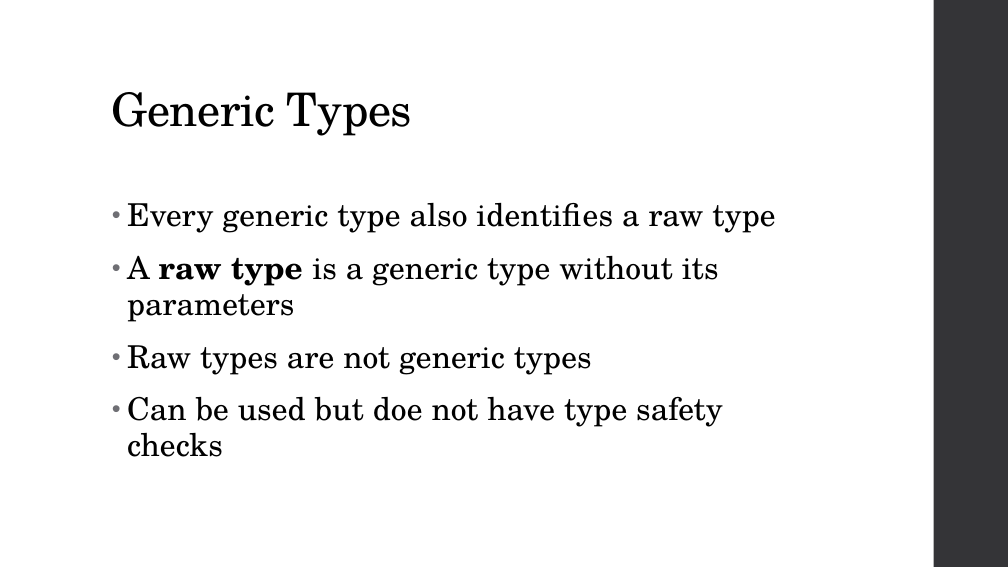
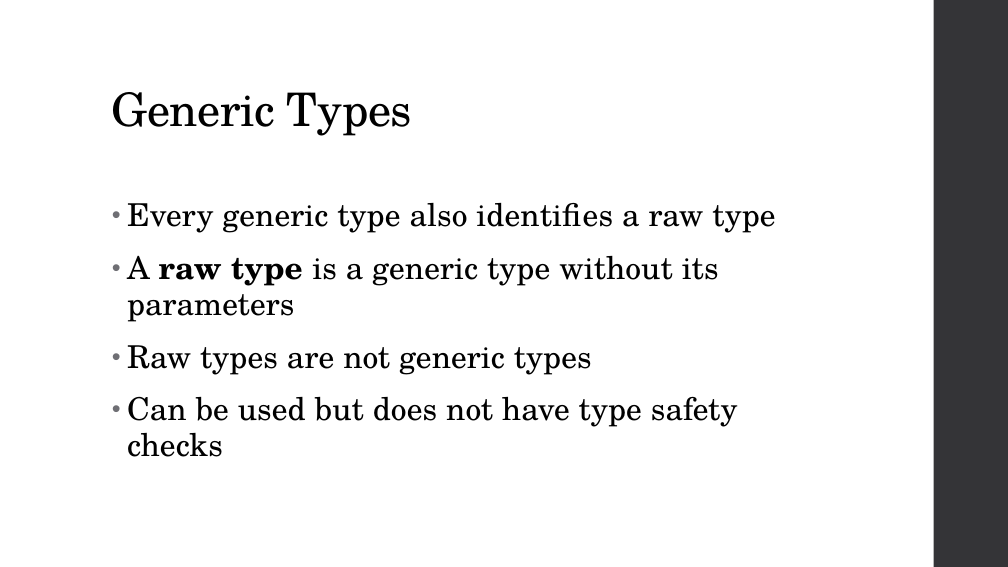
Before and after one commit to zarthur/CSCC-Fundamentals-Android-Notes, a slide deck: slide 11 of week_12/week_12.pptx. Drawn at 1008x567 pixels with LibreOffice and Linux fonts; fonts in the diff are those of the drawing. Boxes give left, top, right and bottom in pixels: in the first picture for what was removed or moved away, otherwise in the second. Text is boxed around its words. In the diff, an @@ line names an element or a change of style, - is before the commit and + after.

```diff
--- a/week_12/week_12.pptx
+++ b/week_12/week_12.pptx
@@ text at (127,396,738,457): text changed @@
-• Can be used but doe not have type safety checks
+• Can be used but does not have type safety checks
```
Also in this commit, not shown: 2 other slides changed, 1 other file.
